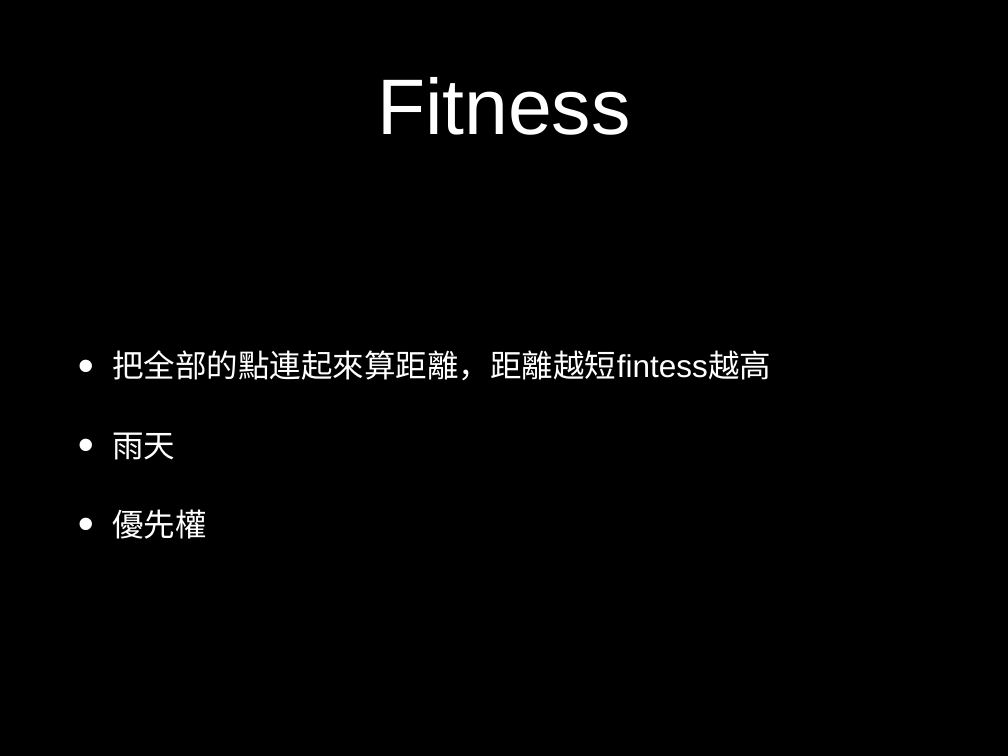
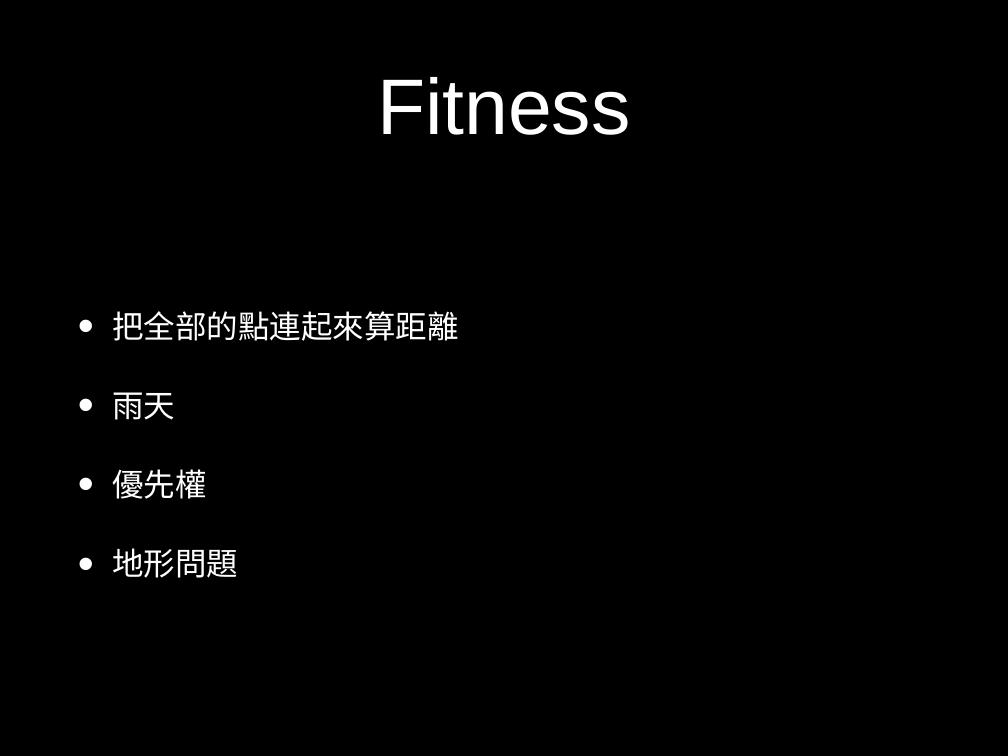
Before and after one commit to thootau99/genetic_algorithm_ai_practice, a slide deck: slide 5 of presertation.pptx. Drawn at 1008x756 pixels with LibreOffice and Linux fonts; fonts in the diff are those of the drawing. Boxes give left, top, right and bottom in pixels: in the first picture for what was removed or moved away, otherwise in the second. Text is boxed around its words. In the diff, an @@ line names an element or a change of style, - is before the commit and + after.

```diff
--- a/presertation.pptx
+++ b/presertation.pptx
@@ text at [112, 311, 459, 341]: text changed @@
-• 把全部的點連起來算距離，距離越短fintess越高
+• 把全部的點連起來算距離
@@ text at [112, 548, 238, 578]: paragraph added @@
+• 地形問題
```
Also in this commit, not shown: 2 other slides changed, 1 slide added, 1 other file.
